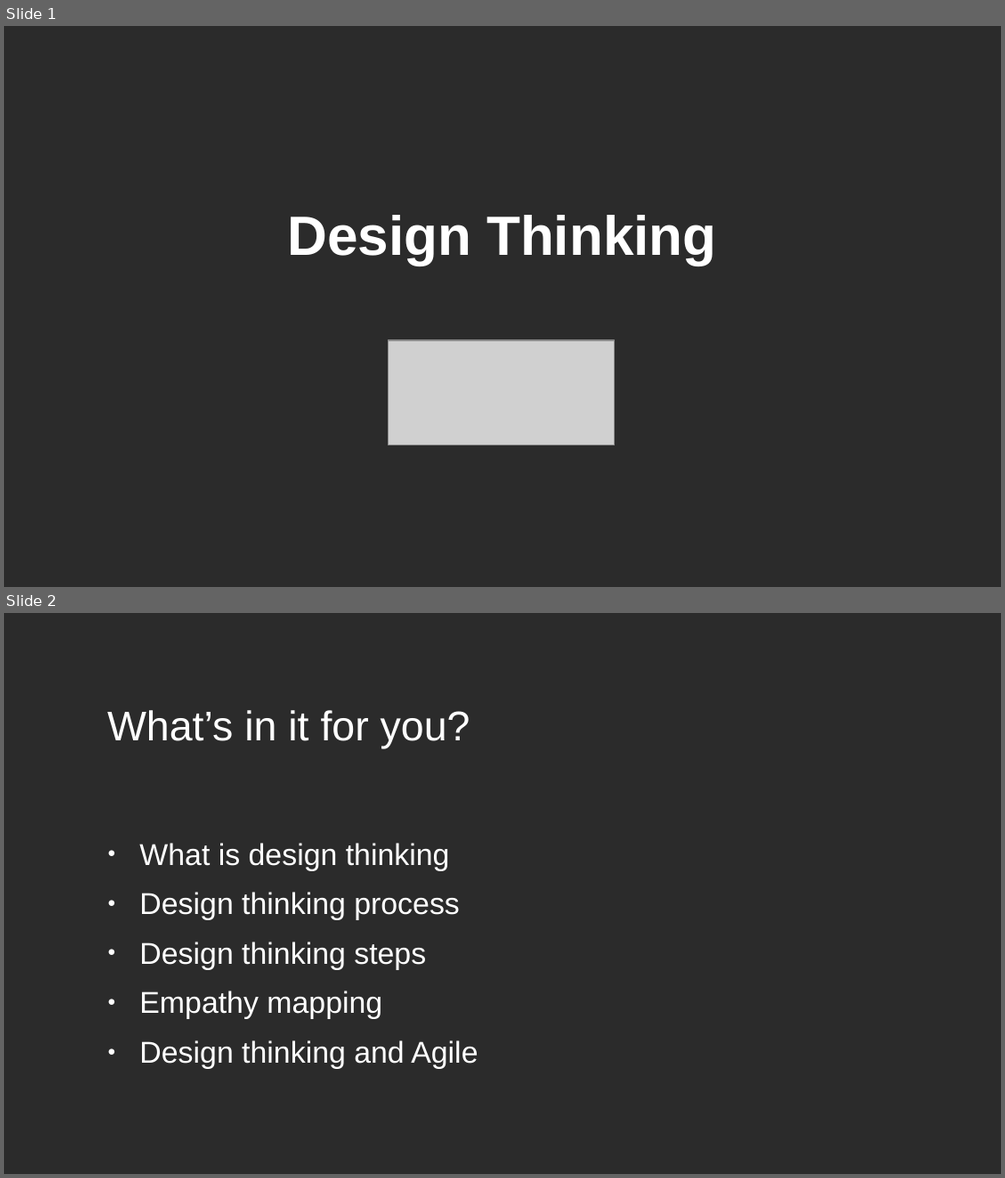
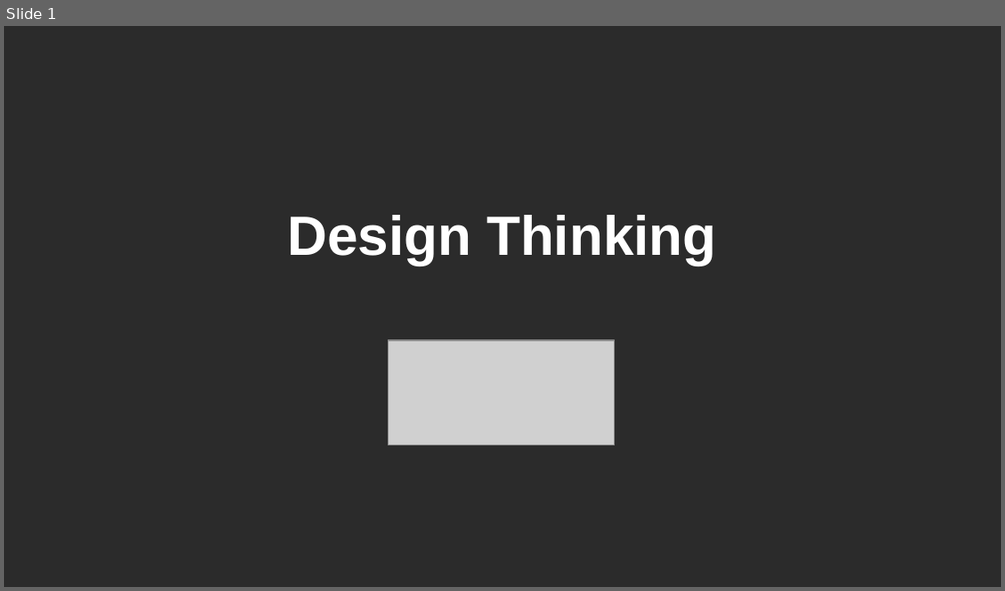
Before and after one commit to jejaksaid/course-flc, a slide deck: design thinking/slide.odp. Shown one above the other, each under a label of ours: slides 1 and 2 before the commit, slide 1 after it. The pictures are 1005x1178 and 1005x591 pixels, drawn with LibreOffice and Linux fonts; fonts in the diff are those of the drawing; grey boxes stand for pictures; background and template pictures are left out; a plain dark background stands for a picture behind light text. Boxes give left, top, right and bottom in pixels: in the first picture for what was removed or moved away, otherwise in the second. Text is boxed around its words. In the diff, an @@ line names an element or a change of style, - is before the commit and + after.

```diff
--- a/design thinking/slide.odp
+++ b/design thinking/slide.odp
@@ slide 2 removed at <box>4,613,1001,1174</box>, background picture (left out) @@
@@ title removed at <box>107,710,470,749</box> @@
-What’s in it for you?
@@ text removed at <box>139,843,477,1069</box> @@
-● What is design thinking
-● Design thinking process
-● Design thinking steps
-● Empathy mapping
-● Design thinking and Agile
```
Also in this commit, not shown: 24 slides added, 7 other slides removed, 24 other files.
